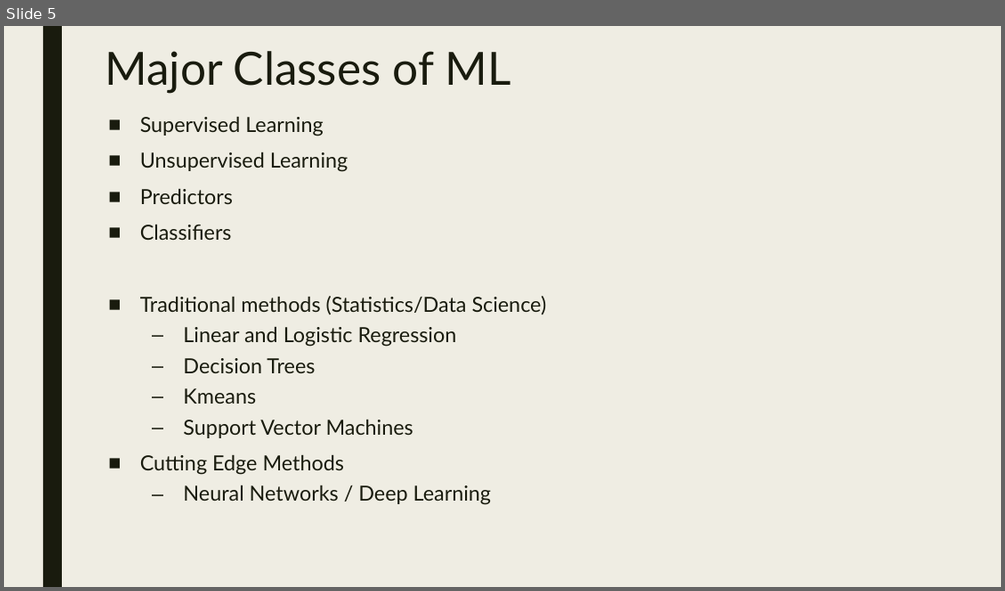
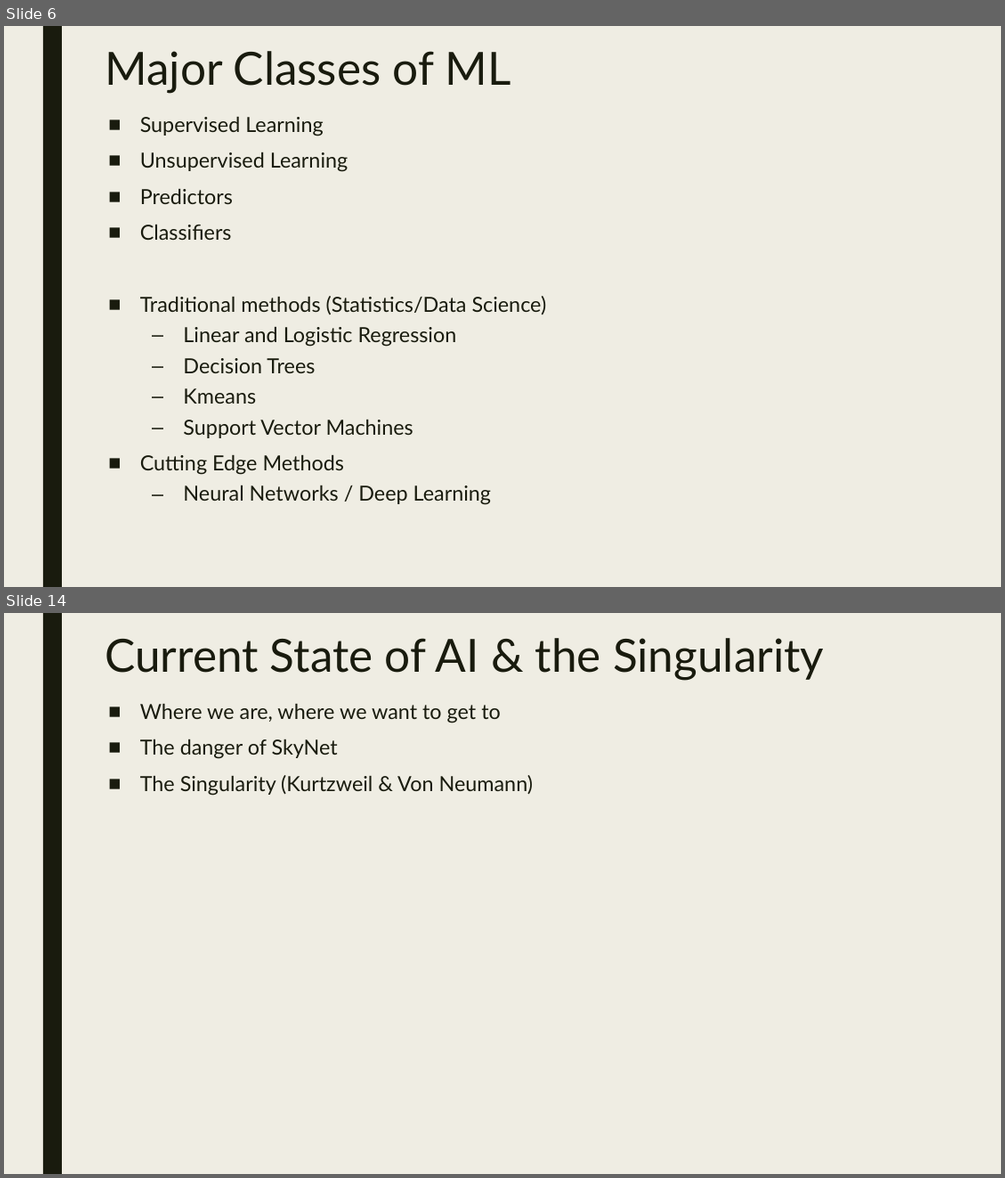
Before and after one commit to dougfoo/machineLearning, a slide deck: talks/MachineLearning101.pptx. Shown one above the other, each under a label of ours: slide 5 before the commit, slides 6 and 14 after it; the slides between them are not shown. The pictures are 1005x591 and 1005x1178 pixels, drawn with LibreOffice and Linux fonts; fonts in the diff are those of the drawing. Boxes give left, top, right and bottom in pixels: in the first picture for what was removed or moved away, otherwise in the second. Text is boxed around its words. In the diff, an @@ line names an element or a change of style, - is before the commit and + after.

```diff
--- a/talks/MachineLearning101.pptx
+++ b/talks/MachineLearning101.pptx
@@ slide 14 added at <box>4,613,1001,1174</box>, background #EFEDE3; not listed: 1 template element that a slide beside it also shows @@
@@ title added at <box>105,638,824,680</box>, 44 pt, text #191B0E @@
+Current State of AI & the Singularity
@@ text added at <box>140,703,534,795</box>, 20 pt, text #191B0E @@
+■ Where we are, where we want to get to
+■ The danger of SkyNet
+■ The Singularity (Kurtzweil & Von Neumann)
@@ what was slide 5 is now slide 6 @@
```
Also in this commit, not shown: 2 slides changed, 9 other slides added.
